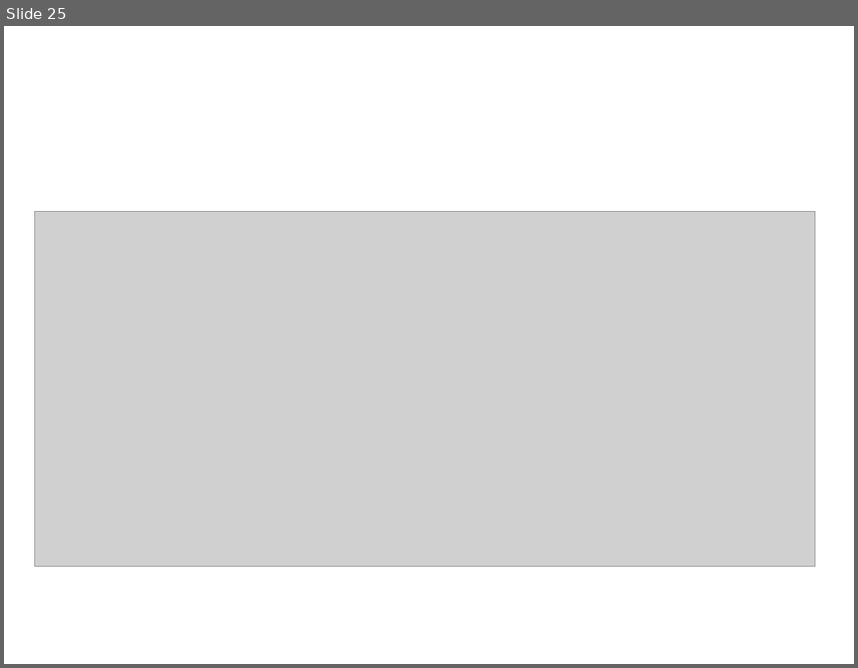
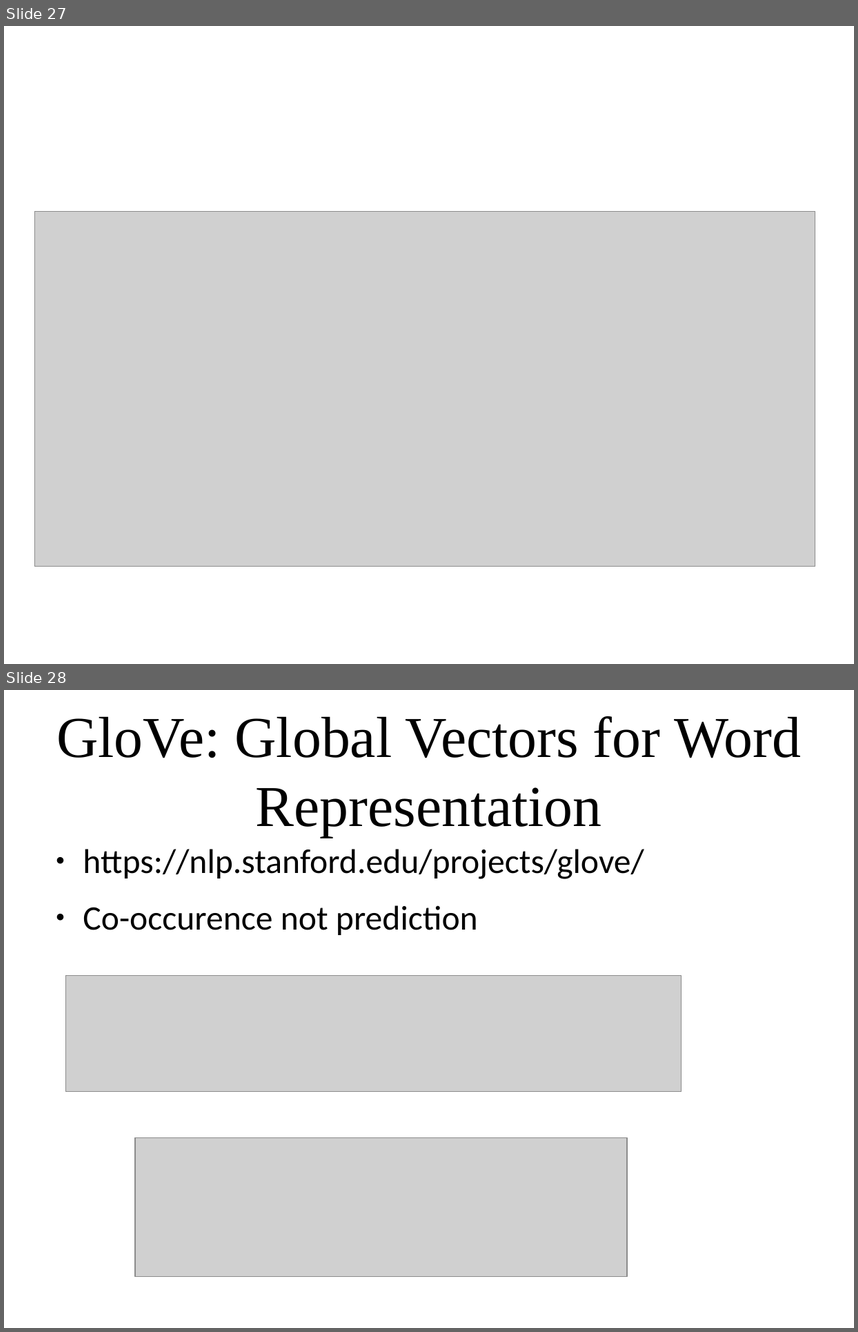
Before and after one commit to amueller/applied_ml_spring_2017, a slide deck: slides/aml-21-041017.odp. Shown one above the other, each under a label of ours: slide 25 before the commit, slides 27 and 28 after it. The pictures are 858x668 and 858x1332 pixels, drawn with LibreOffice and Linux fonts; fonts in the diff are those of the drawing; grey boxes stand for pictures. Boxes give left, top, right and bottom in pixels: in the first picture for what was removed or moved away, otherwise in the second. Text is boxed around its words. In the diff, an @@ line names an element or a change of style, - is before the commit and + after.

```diff
--- a/slides/aml-21-041017.odp
+++ b/slides/aml-21-041017.odp
@@ slide 28 added at (4,690,854,1328), background #FFFFFF @@
@@ title added at (56,716,801,837), 54 pt, text #000000 @@
+GloVe: Global Vectors for Word Representation
@@ text added at (83,849,644,935), 32 pt, text #000000 @@
+● https://nlp.stanford.edu/projects/glove/
+● Co-occurence not prediction
@@ picture added at (65,976,682,1091) @@
@@ picture added at (135,1137,627,1276) @@
@@ what was slide 25 is now slide 27 @@
```
Also in this commit, not shown: 3 slides changed, 3 other slides added.
